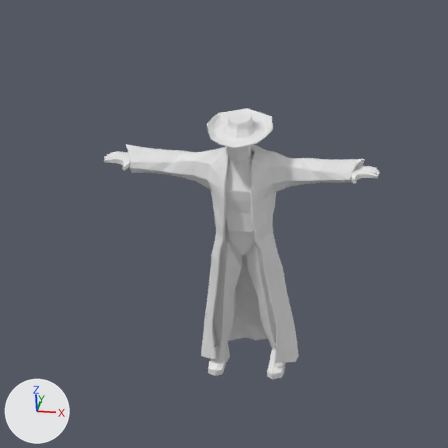
The Blender file Assets/Meshes/Eli.blend as it was, and as the next commit left it.
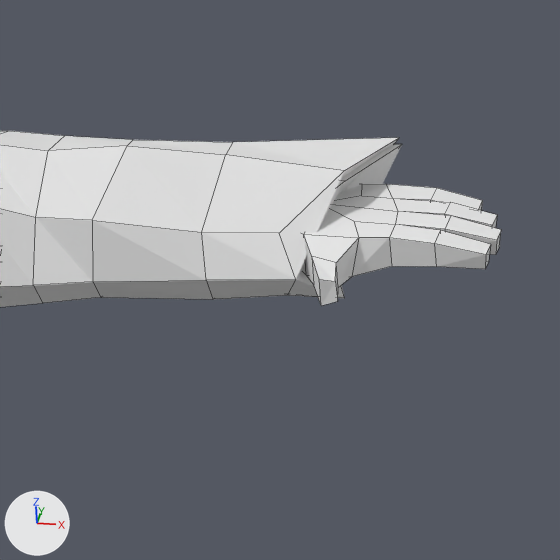
The first picture shows the older version from the file's camera 'Camera'. The close-ups show both versions on the part from 68% to 87% of the width and 31% to 49% of the height of that picture; other places that the commit changed are outside them. Every picture has the same lights, and +X, +Y and +Z are marked at lower left. The close-ups show mesh edges as thin lines.

The older version as bpy lines, for what is in view:
```python
me_cube = bpy.data.meshes.new('Cube')
me_cube.from_pydata(...)  # 794 vertices, 784 faces; spans x -4.71..4.74, y -1.26..1.3, z -5.11..3.03
me_cube.materials.append(mat_matte)  # its picture is missing
me_mehumanmale_001 = bpy.data.meshes.new('meHumanMale.001')
me_mehumanmale_001.from_pydata(...)  # 410 vertices, 408 faces; spans x -0.94..0.94, y -0.18..0.19, z -0.98..0.89
me_mehumanmale_001.materials.append(mat_material_001)  # white #e7e7e7
ob_duster = bpy.data.objects.new('Duster', me_cube)
ob_duster.location = (-0.004, 0.067, 1.034)
ob_duster.scale = (0.172, 0.172, 0.195)
ob_humanmale = bpy.data.objects.new('HumanMale', me_mehumanmale_001)
ob_humanmale.location = (-0.006, 0.0, 0.988)
_m = ob_humanmale.modifiers.new('EdgeSplit', 'EDGE_SPLIT')
_m.use_edge_angle = False
```
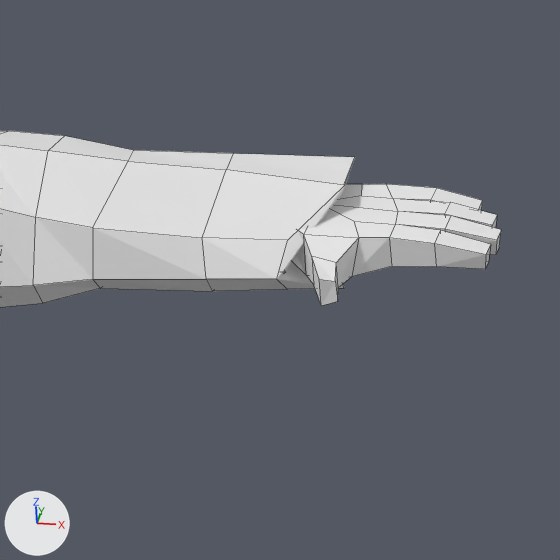
Where the change shows, as pixel boxes (x1, y1, x2, y2) in the close-ups (560 x 560 px; the box of a moved part takes in the faces that stretch with it):
'Duster', reshaped: before (0, 131, 402, 307); after (0, 131, 355, 307)
part 1 of me_cube, moved or reshaped: before (39, 136, 402, 303); after (39, 136, 355, 302)

The change, as a diff of the scene's bpy script:
```diff
--- a/Assets/Meshes/Eli.blend.py
+++ b/Assets/Meshes/Eli.blend.py
@@ me_cube @@
 # used by ob_duster; location = (-0.004, 0.067, 1.034); scale = (0.172, 0.172, 0.195)
-me_cube.from_pydata(...)  # 794 vertices, 784 faces; spans x -4.71..4.74, y -1.26..1.3, z -5.11..3.03
+me_cube.from_pydata(...)  # 794 vertices, 784 faces; spans x -4.71..4.52, y -1.26..1.3, z -5.11..3.03
+# me_cube part 1: 46 of 794 vertices moved; they spanned x 3.09..4.74, y -0.43..0.61, z 1.89..2.77 and now span x 3.09..4.52, y -0.43..0.56, z 1.96..2.67; mean shift (-0.02, -0.01, 0.0); largest move (4.74, 0.61, 2.59) -> (4.36, 0.4, 2.53)
 me_cube.materials.append(mat_matte)
```
